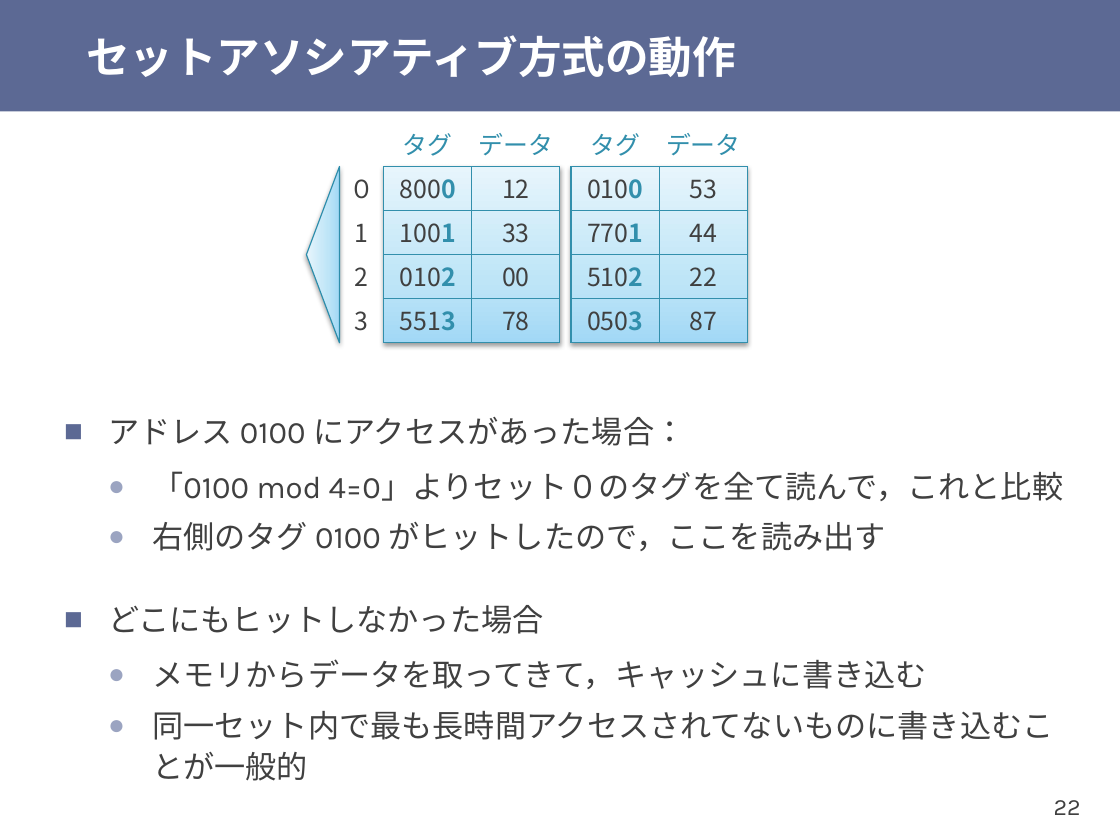
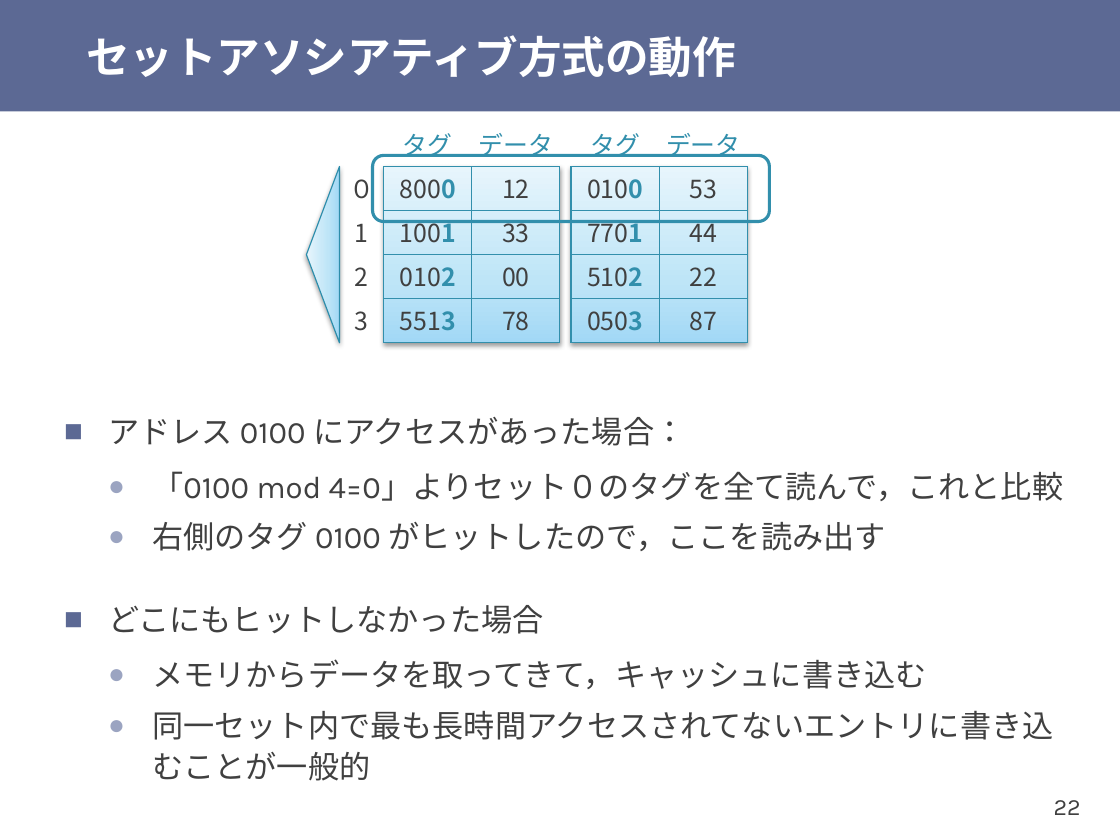
Before and after one commit to shioyadan/otya-computer-architecture-i, a slide deck: slide 22 of cai-shioya-10.pptx. Drawn at 1120x840 pixels with LibreOffice and Linux fonts; fonts in the diff are those of the drawing. Boxes give left, top, right and bottom in pixels: in the first picture for what was removed or moved away, otherwise in the second. Text is boxed around its words. In the diff, an @@ line names an element or a change of style, - is before the commit and + after.

```diff
--- a/cai-shioya-10.pptx
+++ b/cai-shioya-10.pptx
@@ rounded rectangle added at box(373, 156, 769, 222), outline #328FAC 2 pt @@
@@ text at box(152, 710, 1053, 781): text changed @@
-  ● 同一セット内で最も長時間アクセスされてないものに書き込むことが一般的
+  ● 同一セット内で最も長時間アクセスされてないエントリに書き込むことが一般的
```
Also in this commit, not shown: 25 other slides changed, 2 slides added, 25 slides removed, 1 other file.
